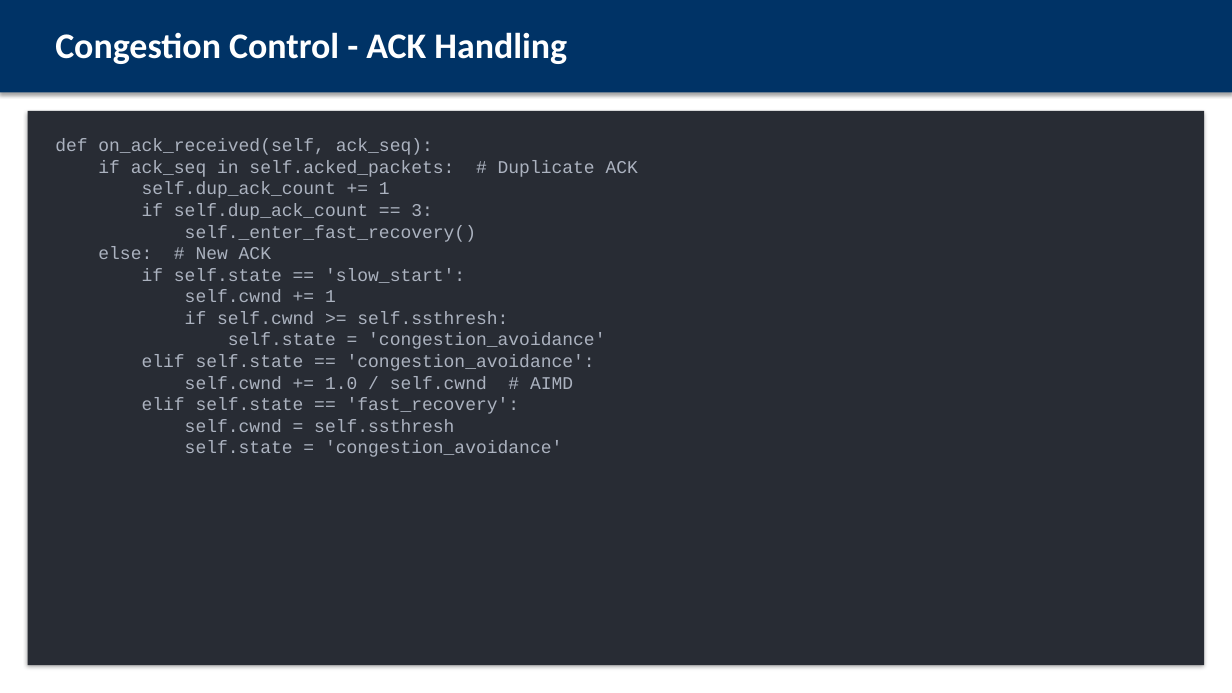
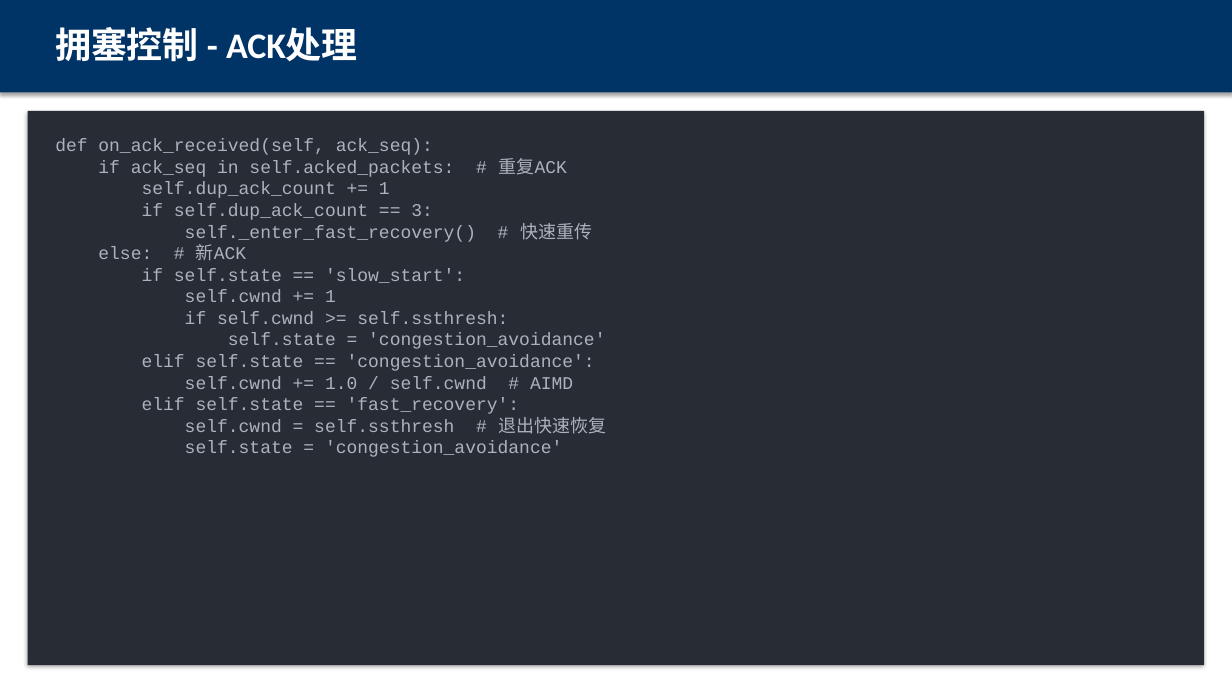
Before and after one commit to wuzhi456/cn_proj, a slide deck: slide 6 of presentation.pptx. Drawn at 1232x693 pixels with LibreOffice and Linux fonts; fonts in the diff are those of the drawing. Boxes give left, top, right and bottom in pixels: in the first picture for what was removed or moved away, otherwise in the second. Text is boxed around its words. In the diff, an @@ line names an element or a change of style, - is before the commit and + after.

```diff
--- a/presentation.pptx
+++ b/presentation.pptx
@@ text at [55,27,358,62]: text changed @@
-Congestion Control - ACK Handling
+拥塞控制 - ACK处理
@@ text at [98,158,567,177]: text changed @@
-if ack_seq in self.acked_packets: # Duplicate ACK
+if ack_seq in self.acked_packets: # 重复ACK
@@ text at [98,223,592,261]: text changed @@
-self._enter_fast_recovery()
-else: # New ACK
+self._enter_fast_recovery() # 快速重传
+else: # 新ACK
@@ text at [185,417,607,434]: text changed @@
-self.cwnd = self.ssthresh
+self.cwnd = self.ssthresh # 退出快速恢复
```
Also in this commit, not shown: 10 other slides changed, 5 slides added, 5 slides removed.
